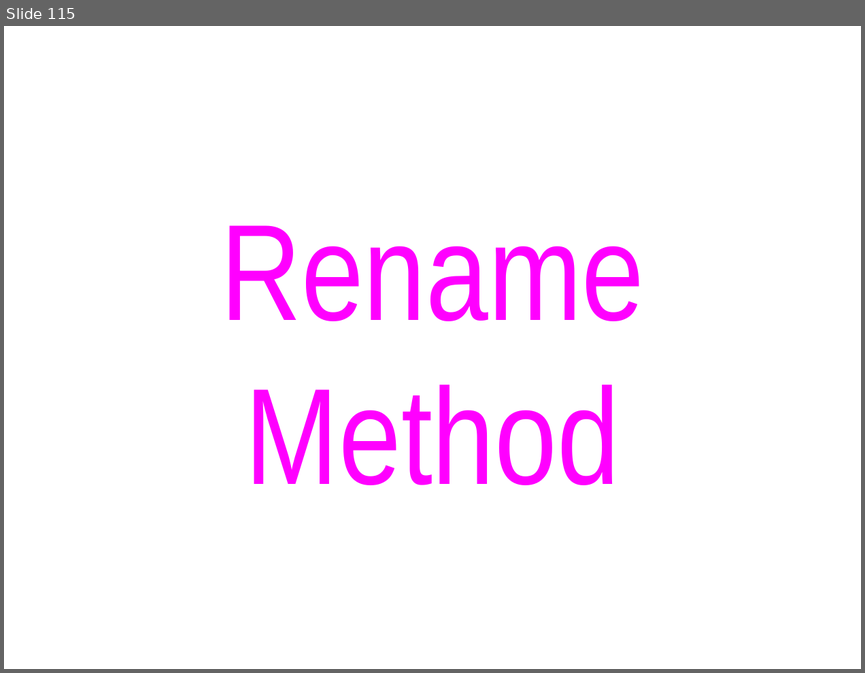
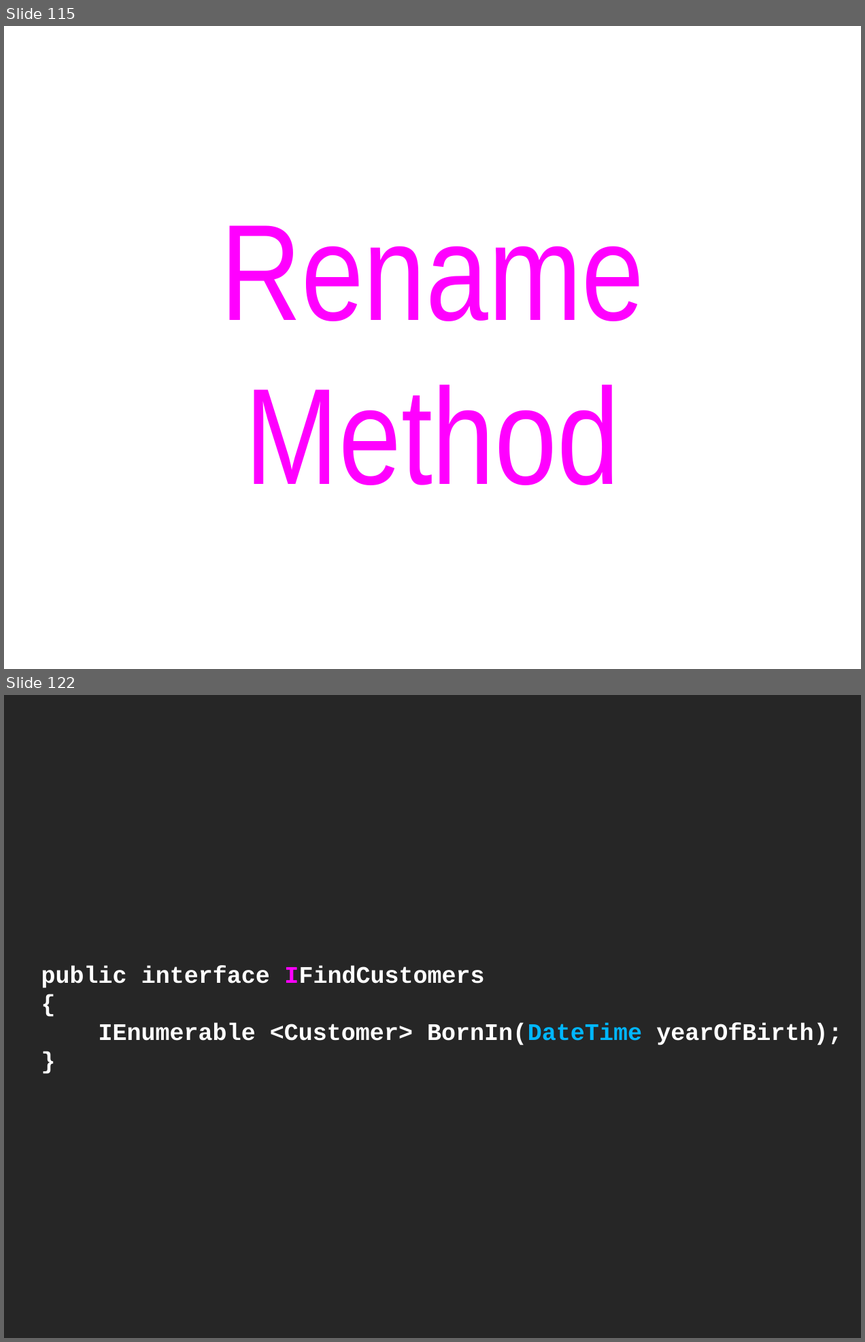
Before and after one commit to cessor/empathiccode, a slide deck: EmpathicRefactoring.pptx. Shown one above the other, each under a label of ours: slide 115 before the commit, slides 115 and 122 after it; the slides between them are not shown. The pictures are 865x673 and 865x1342 pixels, drawn with LibreOffice and Linux fonts; fonts in the diff are those of the drawing. Boxes give left, top, right and bottom in pixels: in the first picture for what was removed or moved away, otherwise in the second. Text is boxed around its words. In the diff, an @@ line names an element or a change of style, - is before the commit and + after.

```diff
--- a/EmpathicRefactoring.pptx
+++ b/EmpathicRefactoring.pptx
@@ slide 122 added at box(4, 695, 861, 1338), background #FFFFFF @@
@@ title added at box(4, 695, 861, 1338), fill #262626, 20 pt, text #FFFFFF, bold @@
+public interface IFindCustomers
+{
+IEnumerable <Customer> BornIn(DateTime yearOfBirth);
+}
```
Also in this commit, not shown: 14 other slides added, 3 slides removed.
